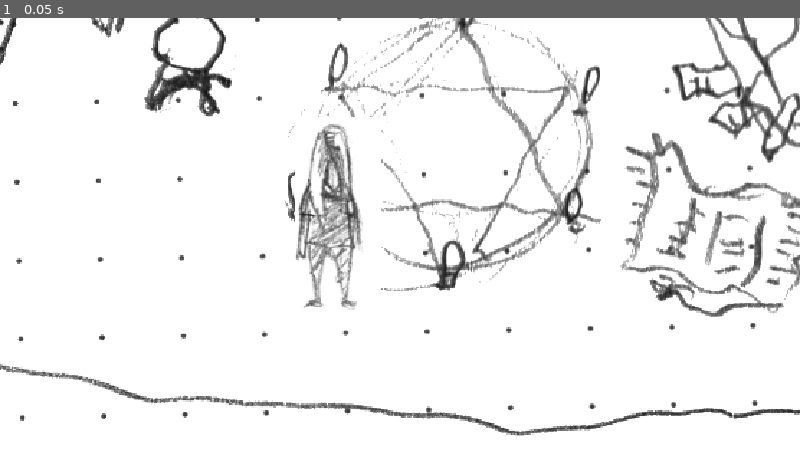
Above: before the commit, frame 1.
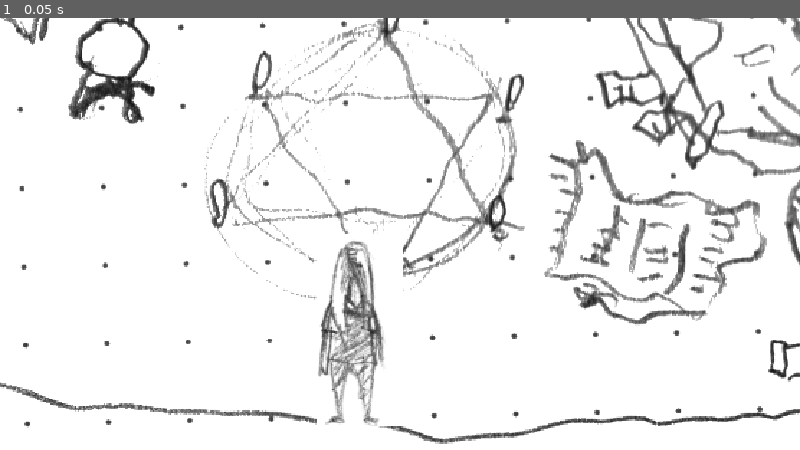
Above: after the commit, the same moment.

Repository: nallemi/manaaja
Game: Godot game, scene res://world.tscn
Same seed, same stepped clock (60 frames per second), same inputs: the game is played once before the commit and once after it.
Inputs:
- Up to frame 1 (0.05 s): no input

The runs differ from the first frame. In frame 1, 22% of the frame differs, in the area x 0-100%, y 0-99%.

Commit message:
v 0.01 background and player sprite

Diff:
--- a/manaaja/world.tscn
+++ b/manaaja/world.tscn
@@ -4,9 +4,9 @@
 [ext_resource type="Texture2D" uid="uid://hj6bp5ol38xd" path="res://assets/player.png" id="2_tlwt5"]
 
 [node name="World" type="Node2D" unique_id=1860248028]
-position = Vector2(614, 571)
 
 [node name="Background" type="Node2D" parent="." unique_id=870409266]
+position = Vector2(504, 582)
 
 [node name="ColorRect" type="ColorRect" parent="Background" unique_id=908185804]
 offset_left = -90.0
@@ -24,14 +24,7 @@
 metadata/_edit_use_anchors_ = true
 
 [node name="Player" type="Node2D" parent="." unique_id=1382712727]
-position = Vector2(-126, -196)
-
-[node name="ColorRect" type="ColorRect" parent="Player" unique_id=1823262134]
-offset_left = -147.0
-offset_top = -231.0
-offset_right = -73.0
-offset_bottom = -113.0
-metadata/_edit_use_anchors_ = true
+position = Vector2(520, 543)
 
 [node name="Sprite2D" type="Sprite2D" parent="Player" unique_id=200492964]
 position = Vector2(-2, -92.99999)
Binary file removed: manaaja/assets/tausta.jpg
Not shown, removed: manaaja/assets/tausta.jpg.import
